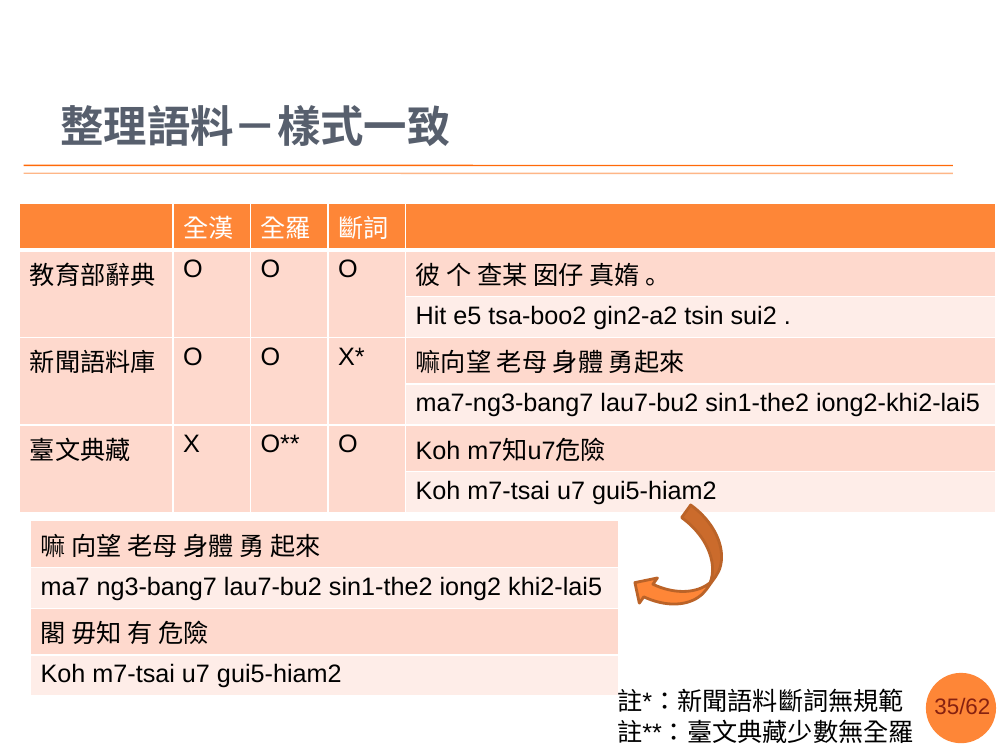
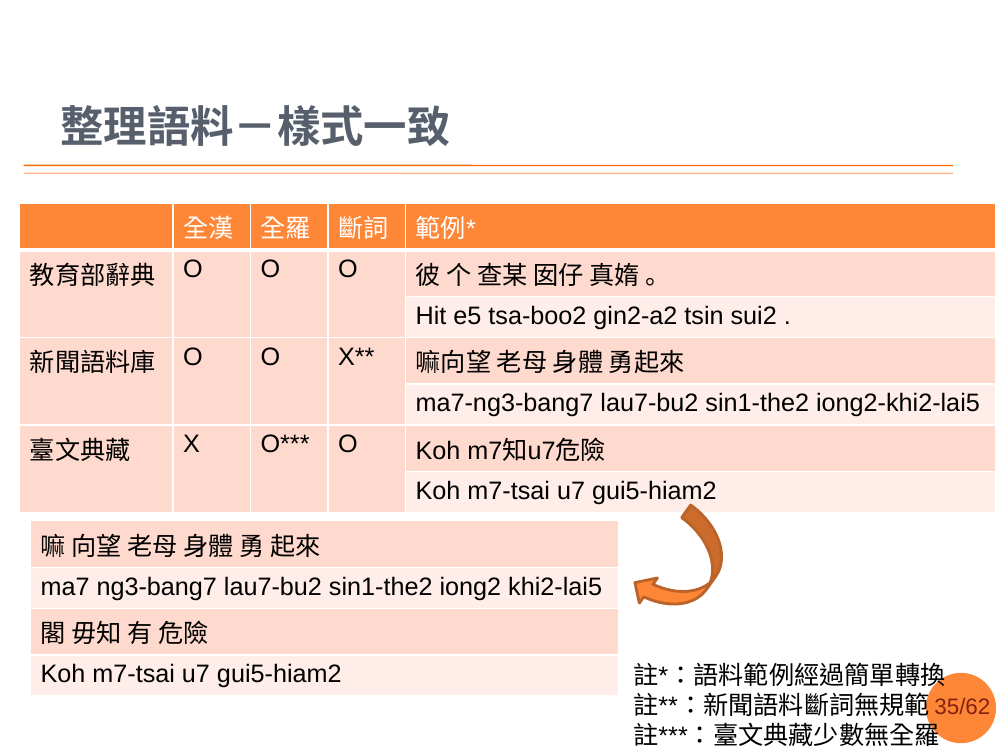
Before and after one commit to sih4sing5hong5/po3-ko3_tau5-iann2-phinn3, a slide deck: slide 35 of 翻譯報告.pptx. Drawn at 1008x756 pixels with LibreOffice and Linux fonts; fonts in the diff are those of the drawing; background and template pictures are left out. Boxes give left, top, right and bottom in pixels: in the first picture for what was removed or moved away, otherwise in the second. Text is boxed around its words. In the diff, an @@ line names an element or a change of style, - is before the commit and + after.

```diff
--- a/翻譯報告.pptx
+++ b/翻譯報告.pptx
@@ table at box(20, 204, 997, 509) @@
-row 1, column 5: 
+row 1, column 5: 範例*
-row 4, column 4: X*
+row 4, column 4: X**
-row 6, column 3: O**
+row 6, column 3: O***
@@ text at box(633, 662, 945, 746): text changed @@
-註*：新聞語料斷詞無規範
-註**：臺文典藏少數無全羅
+註*：語料範例經過簡單轉換
+註**：新聞語料斷詞無規範
+註***：臺文典藏少數無全羅
```
Also in this commit, not shown: 2 other slides changed.
